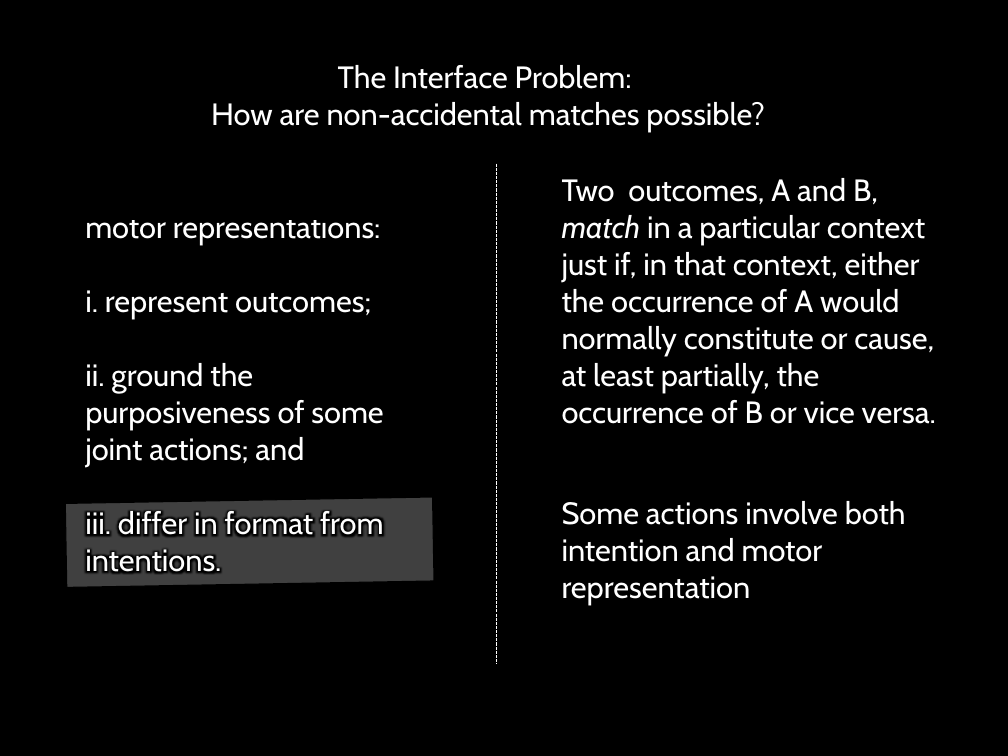
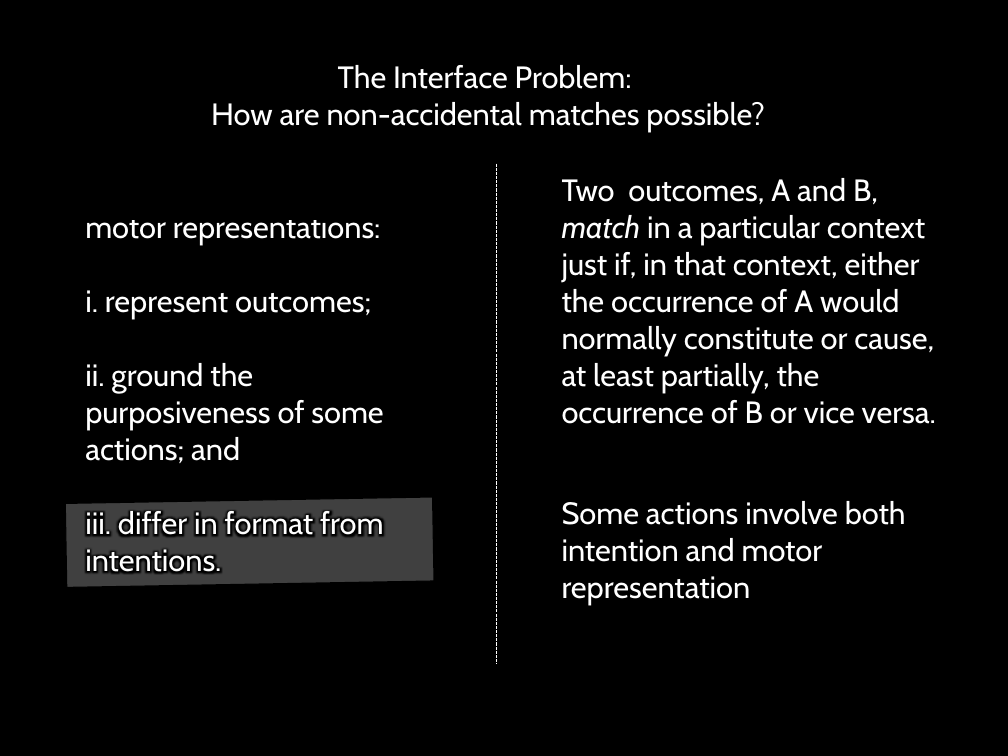
Before and after one commit to butterfill/writing, a slide deck: slide 39 of intention motor representation with corrado sinigaglia/conf spp submit/intention and motor representation.pptx (slide 38 before the commit). Drawn at 1008x756 pixels with LibreOffice and Linux fonts; fonts in the diff are those of the drawing. Boxes give left, top, right and bottom in pixels: in the first picture for what was removed or moved away, otherwise in the second. Text is boxed around its words. In the diff, an @@ line names an element or a change of style, - is before the commit and + after.

```diff
--- a/intention motor representation with corrado sinigaglia/conf spp submit/intention and motor representation.pptx
+++ b/intention motor representation with corrado sinigaglia/conf spp submit/intention and motor representation.pptx
@@ text at (85, 437, 240, 463): text changed @@
-joint actions; and
+actions; and
```
Also in this commit, not shown: 10 other slides changed, 1 slide added, 3 other files.
